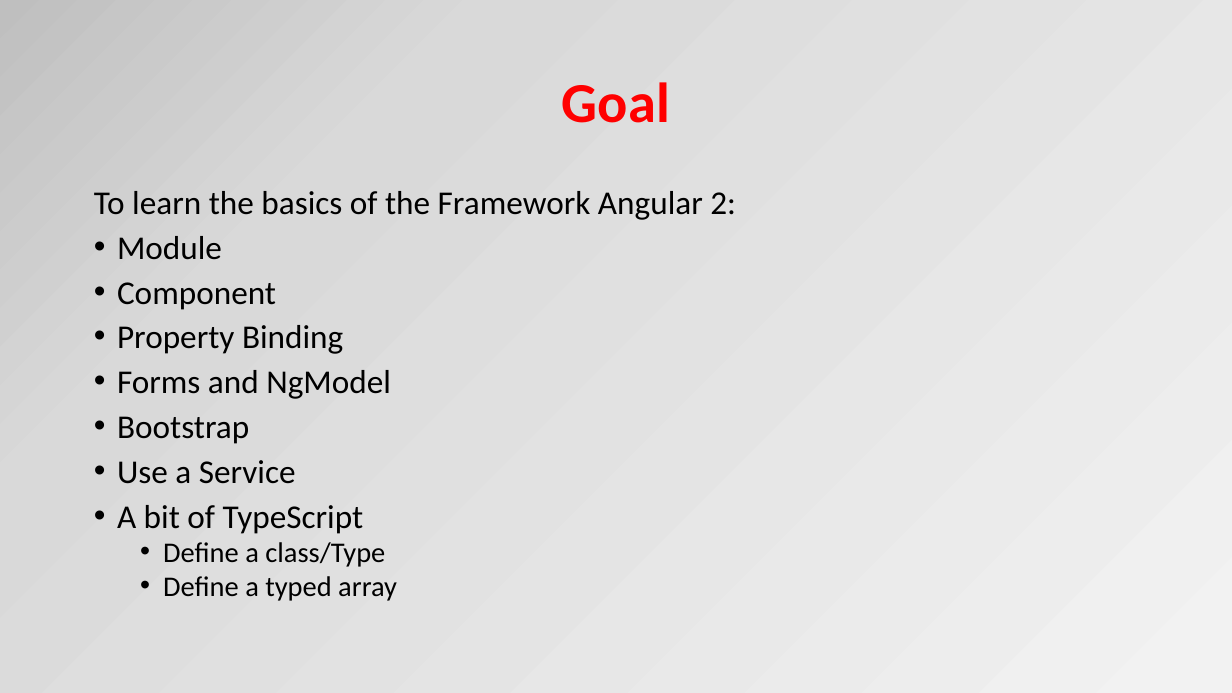
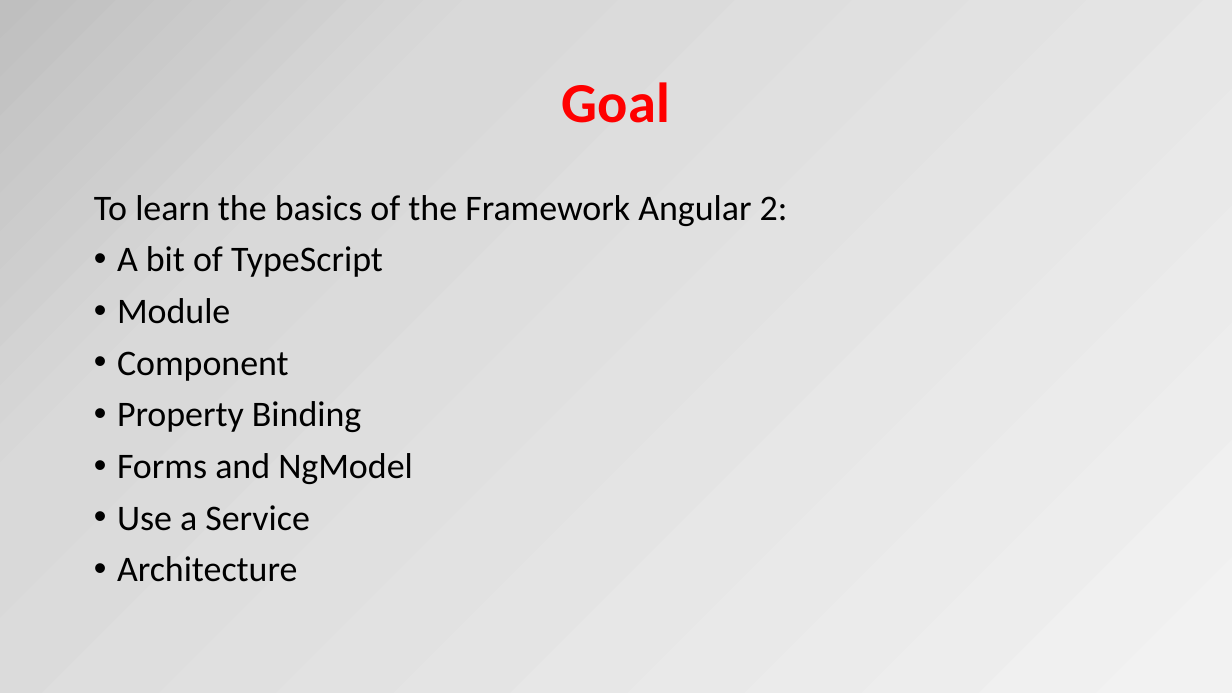
Before and after one commit to OrdinaNederland/hackjam-angular, a slide deck: slide 2 of Angular2.pptx. Drawn at 1232x693 pixels with LibreOffice and Linux fonts; fonts in the diff are those of the drawing. Boxes give left, top, right and bottom in pixels: in the first picture for what was removed or moved away, otherwise in the second. Text is boxed around its words. In the diff, an @@ line names an element or a change of style, - is before the commit and + after.

```diff
--- a/Angular2.pptx
+++ b/Angular2.pptx
@@ text at [94,195,788,531]: size 25.9 to 28 pt in "To learn the basics of the Framework ...", "Module", "Component", "Property Binding" and 2 more places; line spacing 0.8 to 0.9 @@
@@ text at [117,246,383,277]: paragraph added @@
+• A bit of TypeScript
@@ text at [117,416,249,444]: paragraph removed @@
-• Bootstrap
@@ text at [117,556,297,582]: text changed; size 22.2 to 28 pt @@
-• A bit of TypeScript
-  • Define a class/Type
-  • Define a typed array
+• Architecture
```
Also in this commit, not shown: 12 other slides changed, 13 slides added, 1 slide removed, 1 other file.
